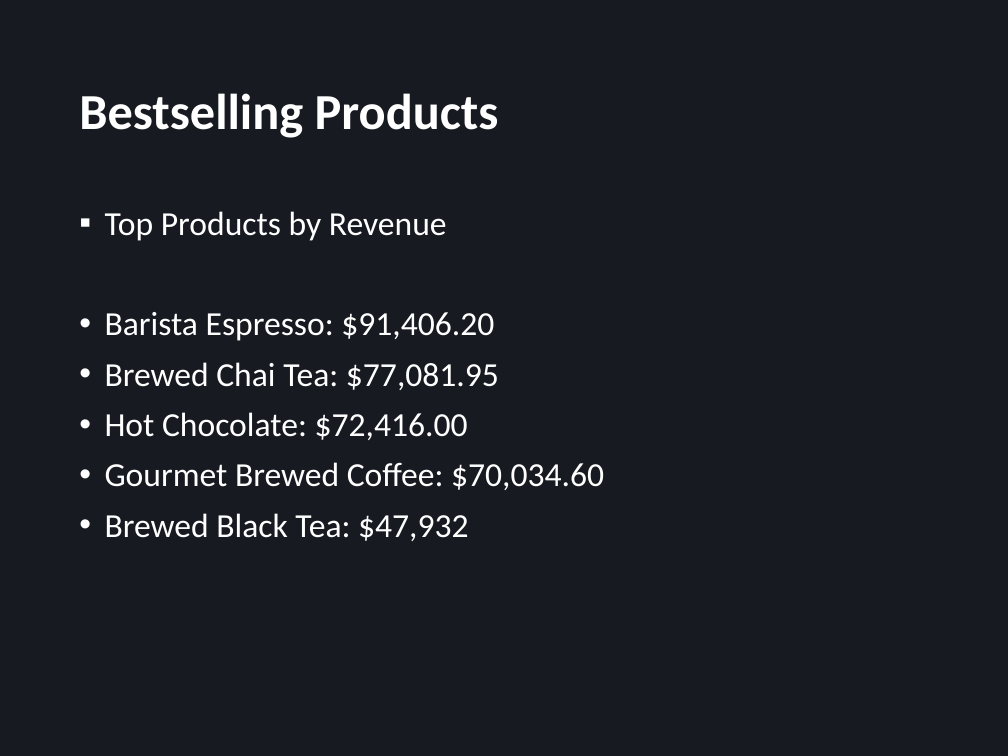
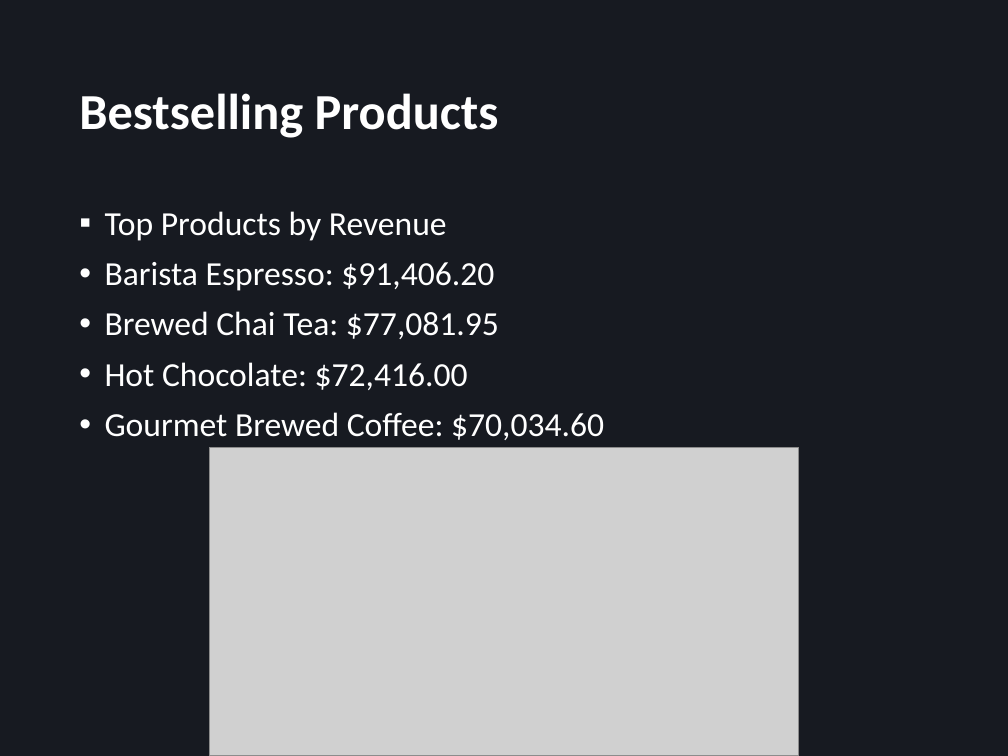
Before and after one commit to HamzahAsghar/Sales-on-the-Coffee-Shop-, a slide deck: slide 7 of Brief Analysis on Coffee_Shop_Sales.pptx. Drawn at 1008x756 pixels with LibreOffice and Linux fonts; fonts in the diff are those of the drawing; grey boxes stand for pictures. Boxes give left, top, right and bottom in pixels: in the first picture for what was removed or moved away, otherwise in the second. Text is boxed around its words. In the diff, an @@ line names an element or a change of style, - is before the commit and + after.

```diff
--- a/Brief Analysis on Coffee_Shop_Sales.pptx
+++ b/Brief Analysis on Coffee_Shop_Sales.pptx
@@ picture added at [210, 448, 798, 756] @@
@@ text at [105, 513, 468, 541]: paragraph removed @@
-• Brewed Black Tea: $47,932
```
Also in this commit, not shown: 5 other slides changed.
